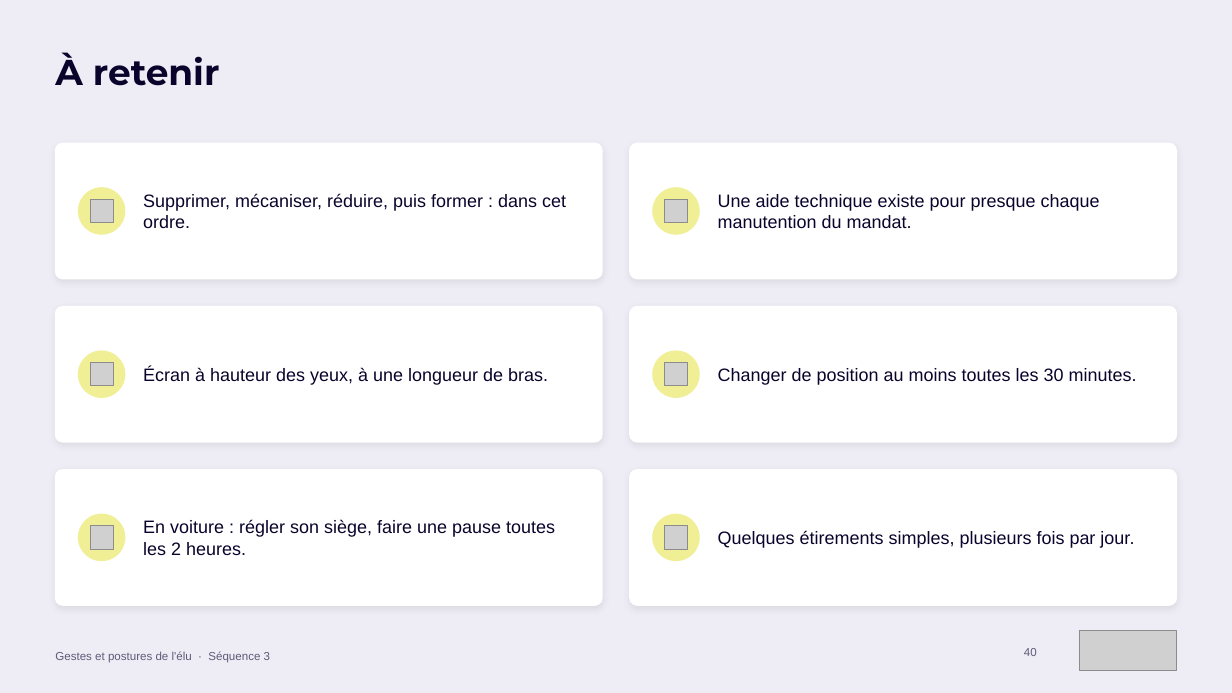
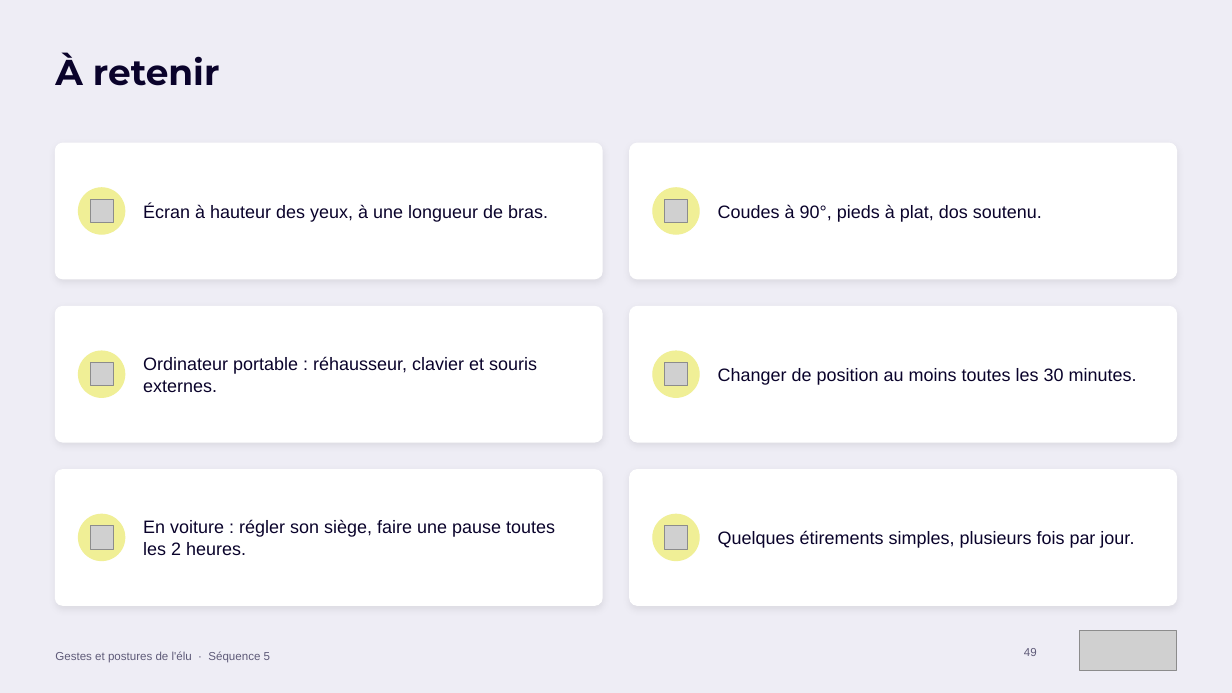
Before and after one commit to maxencedruellefourniez-prog/jefferco-pellets-prospects, a slide deck: slide 49 of formations/Formation_Gestes_et_postures_de_l_elu_ENMA.pptx (slide 40 before the commit). Drawn at 1232x693 pixels with LibreOffice and Linux fonts; fonts in the diff are those of the drawing; grey boxes stand for pictures. Boxes give left, top, right and bottom in pixels: in the first picture for what was removed or moved away, otherwise in the second. Text is boxed around its words. In the diff, an @@ line names an element or a change of style, - is before the commit and + after.

```diff
--- a/formations/Formation_Gestes_et_postures_de_l_elu_ENMA.pptx
+++ b/formations/Formation_Gestes_et_postures_de_l_elu_ENMA.pptx
@@ text at bbox=[143, 204, 548, 222]: text changed @@
-Supprimer, mécaniser, réduire, puis former : dans cet ordre.
+Écran à hauteur des yeux, à une longueur de bras.
@@ text at bbox=[718, 204, 1042, 222]: text changed @@
-Une aide technique existe pour presque chaque manutention du mandat.
+Coudes à 90°, pieds à plat, dos soutenu.
@@ text at bbox=[143, 356, 537, 392]: text changed @@
-Écran à hauteur des yeux, à une longueur de bras.
+Ordinateur portable : réhausseur, clavier et souris externes.
@@ text at bbox=[55, 651, 270, 663]: text changed @@
-Gestes et postures de l'élu · Séquence 3
+Gestes et postures de l'élu · Séquence 5
```
Also in this commit, not shown: 43 other slides changed, 10 slides added, 1 other file.
